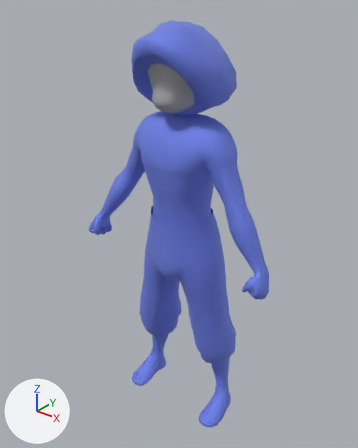
Two versions of the FBX model Shmubble/Assets/Animations/Player/PlayerIdle.fbx, one commit apart.
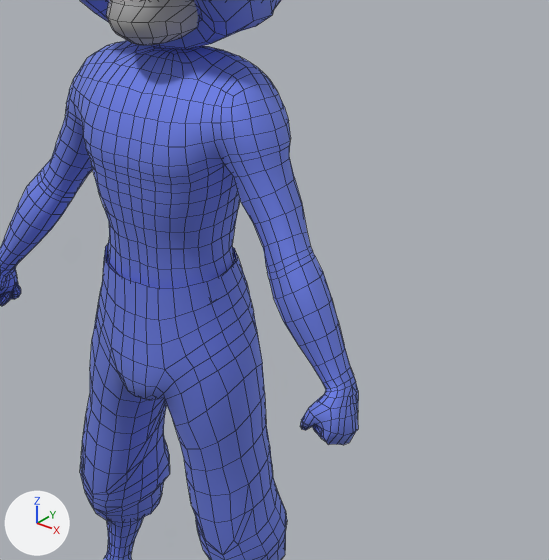
Each version appears first whole from a 50 mm camera at (2.7, -3.41, 4.23) aimed at (-0.08, 0.07, 2.07), and next in a close-up on the part from 29% to 100% of the width and 21% to 79% of the height. Arrows for +X, +Y and +Z are at lower left; the lights stay in place. Both versions are drawn at frame 1 of the action 'metarig|PoseLib'; the numbers are the values there. The close-ups show mesh edges as thin lines.

In view in the first close-up: 'Body_low.001', 'Head', 'Hood_low.001', 'Pants_low.001'.
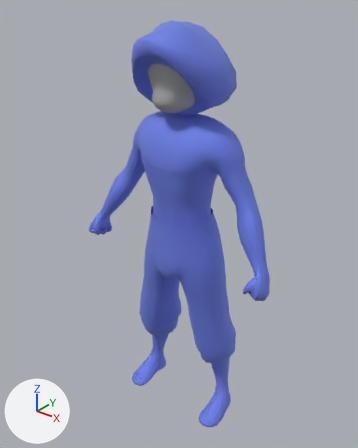
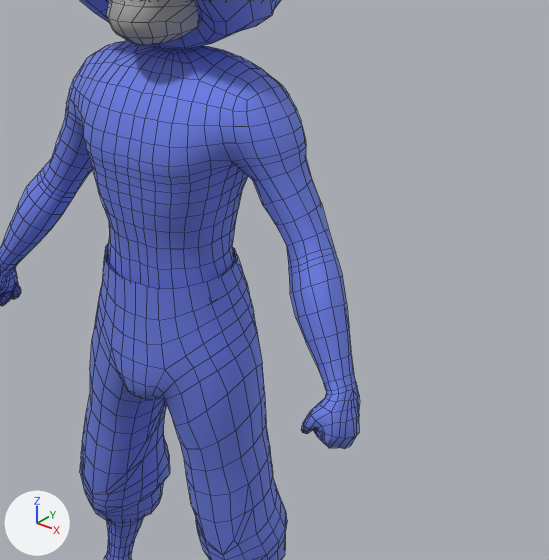
What differs and where, as boxes [x1, y1, x2, y2] in the close-ups (549 x 560 px):
'Body_low.001', posed: before [0, 40, 358, 560]; after [0, 40, 360, 560]
bone 'upper_arm.L', root to tip: before (246, 101) to (290, 253); after (260, 104) to (314, 251)
bone 'forearm.L', root to tip: before (290, 253) to (338, 386); after (314, 251) to (339, 389)

The edits, one by one:
Bone 'upper_arm.L' (bone_upper_arm_l) moves from (0.016, -0.03, 0.071) to (0.0, -0.001, 0.006).
Bone 'upper_arm.L' (bone_upper_arm_l) turns from (5, 8, 0) to (0, 4, 0) degrees about its own x, y and z.
Bone 'forearm.L' (bone_forearm_l) turns from (-18, 0, 0) to (0, 0, 0) degrees about its own x, y and z.
